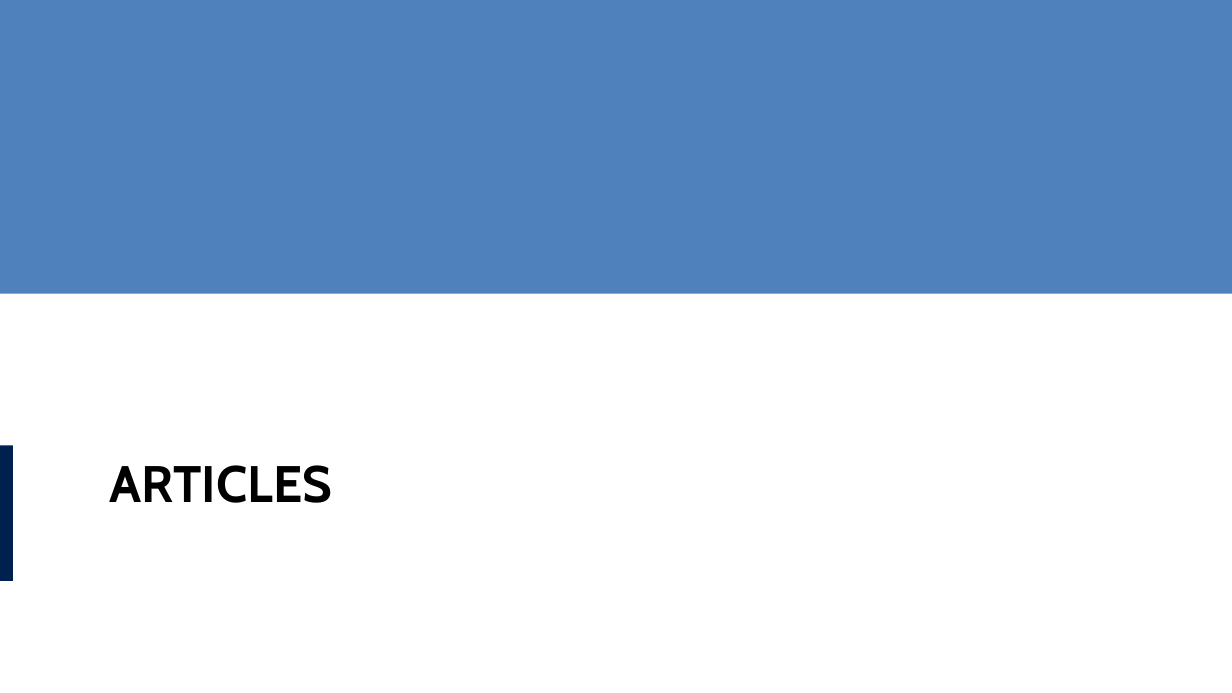
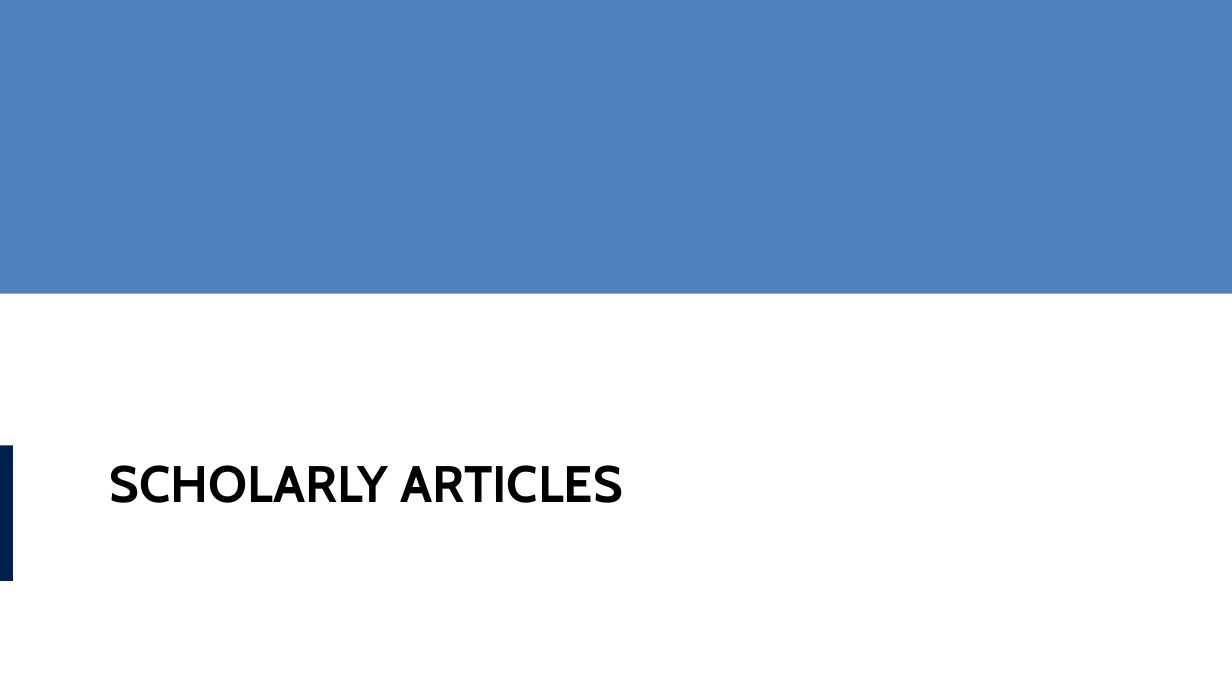
Before and after one commit to lucas-a-meyer/using-quarto, a slide deck: slide 29 of docs/presentation.pptx. Drawn at 1232x693 pixels with LibreOffice and Linux fonts; fonts in the diff are those of the drawing. Boxes give left, top, right and bottom in pixels: in the first picture for what was removed or moved away, otherwise in the second. Text is boxed around its words. In the diff, an @@ line names an element or a change of style, - is before the commit and + after.

```diff
--- a/docs/presentation.pptx
+++ b/docs/presentation.pptx
@@ title at (110, 465, 623, 503): text changed @@
-ARTICLES
+SCHOLARLY ARTICLES
```
Also in this commit, not shown: 2 other slides changed, 6 slides added, 2 slides removed, 18 other files.
